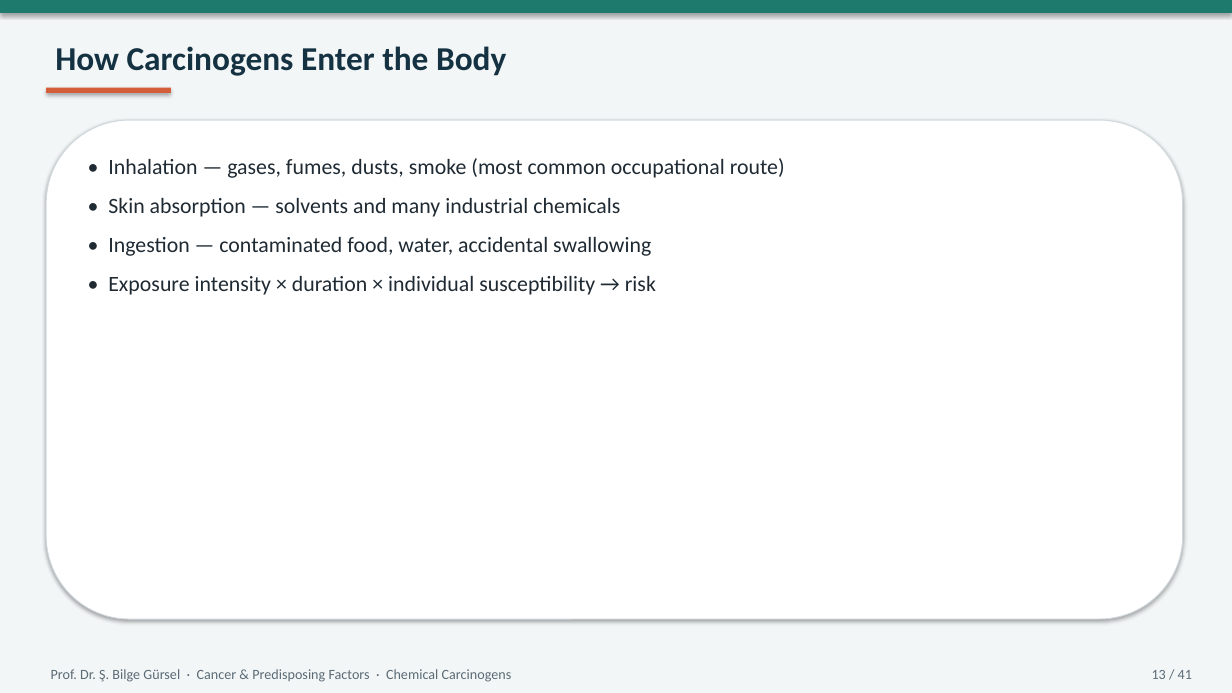
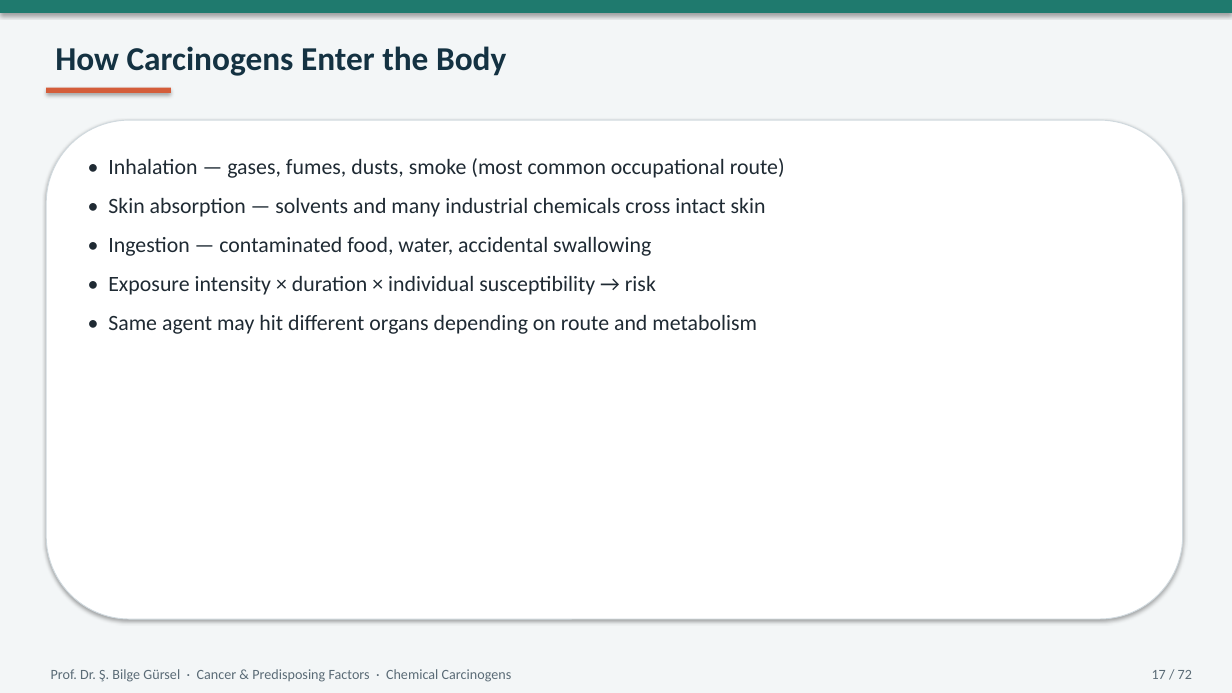
Before and after one commit to bilgegursel/RT-and-AI, a slide deck: slide 17 of elektif-radyasyon-onkolojisi-donem5/chemical-carcinogens-lecture/Cancer_Predisposing_Factors_Chemical_Tobacco_Radiation.pptx (slide 13 before the commit). Drawn at 1232x693 pixels with LibreOffice and Linux fonts; fonts in the diff are those of the drawing. Boxes give left, top, right and bottom in pixels: in the first picture for what was removed or moved away, otherwise in the second. Text is boxed around its words. In the diff, an @@ line names an element or a change of style, - is before the commit and + after.

```diff
--- a/elektif-radyasyon-onkolojisi-donem5/chemical-carcinogens-lecture/Cancer_Predisposing_Factors_Chemical_Tobacco_Radiation.pptx
+++ b/elektif-radyasyon-onkolojisi-donem5/chemical-carcinogens-lecture/Cancer_Predisposing_Factors_Chemical_Tobacco_Radiation.pptx
@@ text at [108,198,766,217]: text changed @@
-• Skin absorption — solvents and many industrial chemicals
+• Skin absorption — solvents and many industrial chemicals cross intact skin
@@ text at [108,315,757,334]: paragraph added @@
+• Same agent may hit different organs depending on route and metabolism
@@ text at [1152,670,1192,679]: text changed @@
-13 / 41
+17 / 72
```
Also in this commit, not shown: 38 other slides changed, 32 slides added, 1 slide removed, 3 other files.
